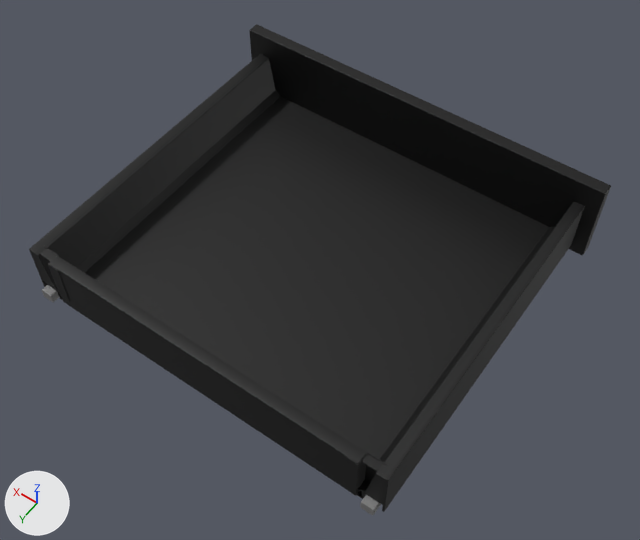
Before and after pictures for a commit that changed the FBX model Models/Kitchen05Drawer01/meshes/fbx/Kitchen05Drawer01.fbx.
Both versions are drawn from a 50 mm camera at (-0.457, 0.644, 0.925) aimed at (-0.025, 0.039, -0.026). Arrows for +X, +Y and +Z are at lower left; the lights stay in place. Objects named as collision shapes, trigger or cutter boxes, shadow casters or lower levels of detail are left out. Where no turn or scale is listed for an object, it has been applied to the vertices.

The first picture shows 'kitchen_05_drawer_01'.
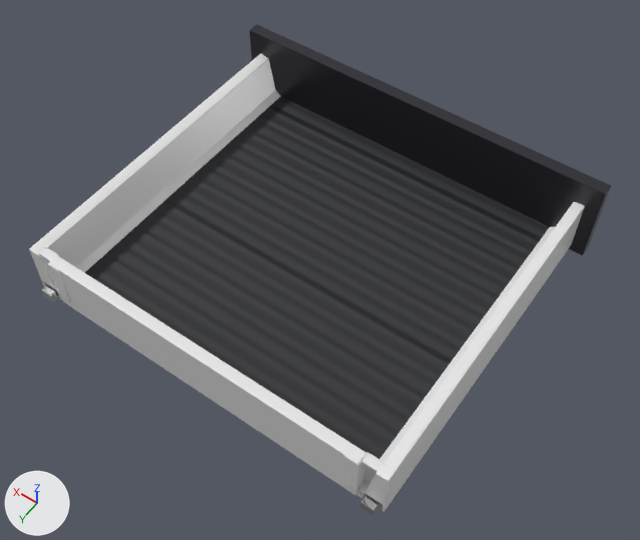
The newer file is also turned or shifted as a whole; pictures and numbers use the older file's frame.

Where the change shows, as pixel boxes (x1, y1, x2, y2) in the pictures (640 x 540 px):
'kitchen_05_drawer_01', recoloured (black to grey): (29, 24, 611, 513) in both

What changed in the scene script:
```text
Add img_m_drawermatnormal_png:
    img_m_drawermatnormal_png = load_image('M_DrawerMatNormal.png', '_unpacked/M_DrawerMatNormal.png', 128, 128, 'Non-Color')
Add img_m_metalchrome_png:
    img_m_metalchrome_png = load_image('M_MetalChrome.png', '_unpacked/M_MetalChrome.png', 128, 128, 'sRGB')
Add mat_m_drawermat:
    mat_m_drawermat = bpy.data.materials.new('M_DrawerMat')
    # colours: black #27282c
    # uses the picture img_m_drawermatnormal_png
Add mat_m_kitchenfronts:
    mat_m_kitchenfronts = principled_material('M_KitchenFronts')
    mat_m_kitchenfronts.base_color = (0.0185, 0.0176, 0.0252)  # black #25242c
    mat_m_kitchenfronts.roughness = 0.298
Add mat_m_plasticwhite:
    mat_m_plasticwhite = principled_material('M_PlasticWhite')
    mat_m_plasticwhite.base_color = (0.799, 0.799, 0.799)  # white #e7e7e7
    mat_m_plasticwhite.roughness = 0.298
Add mat_m_metalchrome:
    mat_m_metalchrome = principled_material('M_MetalChrome')
    mat_m_metalchrome.texture = img_m_metalchrome_png  # with its transparency
    mat_m_metalchrome.metallic = 1.0
    mat_m_metalchrome.roughness = 0.098
Change me_kitchen05drawer01:
    where me_kitchen05drawer01.from_pydata(...)  # 4018 vertices, 7704 faces; spans x -0.298..0.298, y -0.243..0.276, z -0.065..0.065
    remove me_kitchen05drawer01.materials.append(mat_m_plastic_white)  # black #000000
    remove me_kitchen05drawer01.materials.append(mat_m_kitchen_fronts)  # black #000000
    remove me_kitchen05drawer01.materials.append(mat_m_metal_chrome)  # grey #808080
    remove me_kitchen05drawer01.materials.append(mat_m_drawer_mat)  # black #000000
    add me_kitchen05drawer01.materials.append(mat_m_plasticwhite)  # white #e7e7e7
    add me_kitchen05drawer01.materials.append(mat_m_kitchenfronts)  # black #25242c
    add me_kitchen05drawer01.materials.append(mat_m_metalchrome)  # picture img_m_metalchrome_png
    add me_kitchen05drawer01.materials.append(mat_m_drawermat)
```
